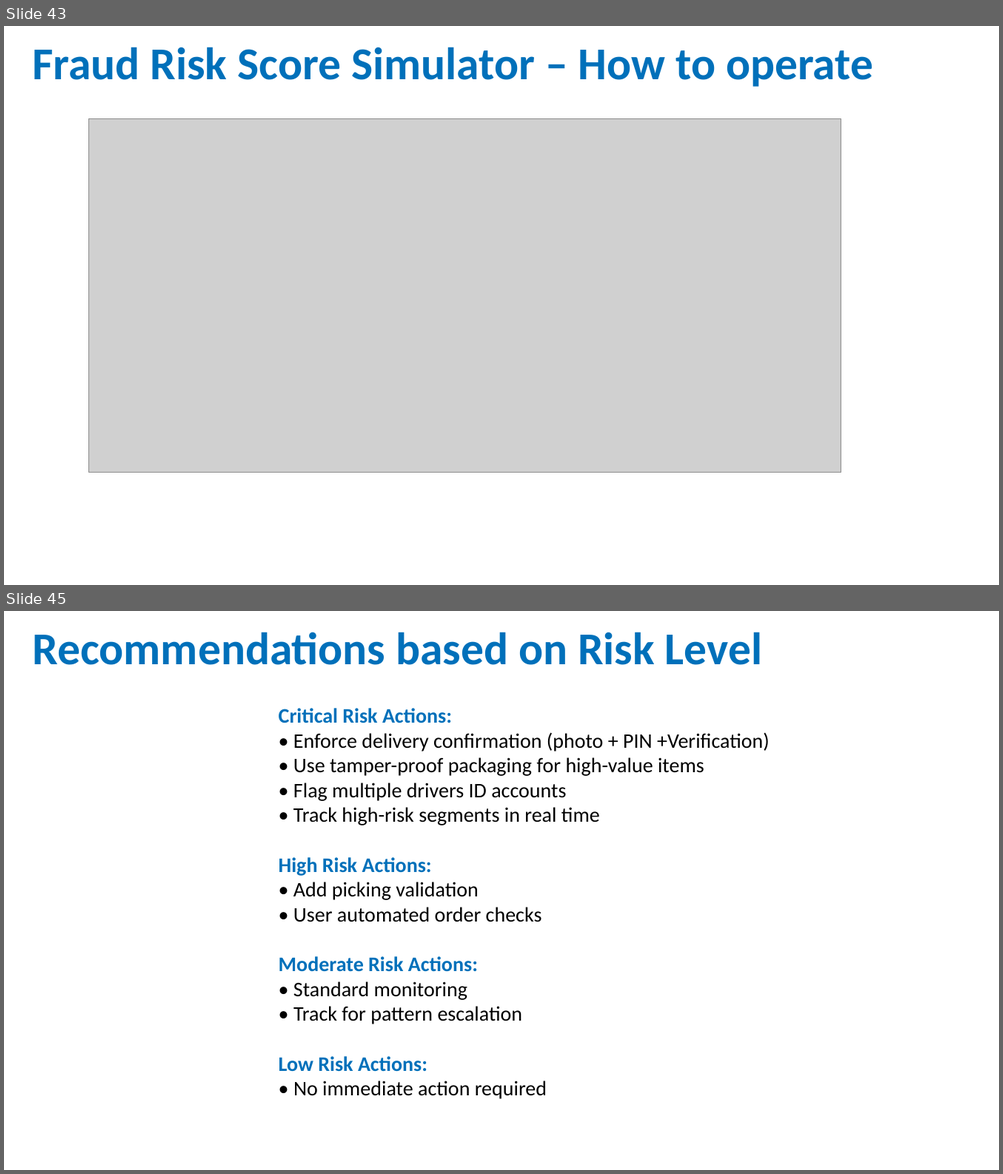
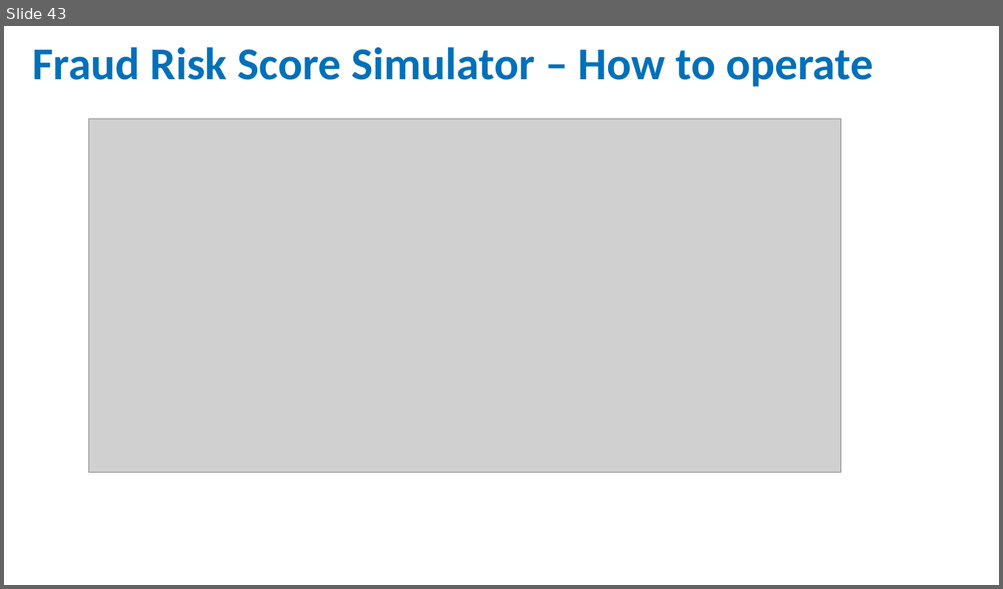
Before and after one commit to IgorQueiroz23031988/Walmart-Delivery-Fraud-Detection, a slide deck: presentation/Walmart - Fraud Risk Analysis in Delivery Operations.pptx. Shown one above the other, each under a label of ours: slides 43 and 45 before the commit, slide 43 after it; the slides between them are not shown. The pictures are 1003x1174 and 1003x589 pixels, drawn with LibreOffice and Linux fonts; fonts in the diff are those of the drawing; grey boxes stand for pictures; background and template pictures are left out. Boxes give left, top, right and bottom in pixels: in the first picture for what was removed or moved away, otherwise in the second. Text is boxed around its words. In the diff, an @@ line names an element or a change of style, - is before the commit and + after.

```diff
--- a/presentation/Walmart - Fraud Risk Analysis in Delivery Operations.pptx
+++ b/presentation/Walmart - Fraud Risk Analysis in Delivery Operations.pptx
@@ slide 45 removed at (4,611,999,1170), background picture (left out) @@
@@ title removed at (33,632,762,665) @@
-Recommendations based on Risk Level
@@ text removed at (279,708,769,1099) @@
-Critical Risk Actions:
-• Enforce delivery confirmation (photo + PIN +Verification)
-• Use tamper-proof packaging for high-value items
-• Flag multiple drivers ID accounts
-• Track high-risk segments in real time
-High Risk Actions:
-• Add picking validation
-• User automated order checks
-Moderate Risk Actions:
-• Standard monitoring
-• Track for pattern escalation
-Low Risk Actions:
-• No immediate action required
```
Also in this commit, not shown: 2 slides changed, 2 slides added, 2 other slides removed, 19 other files.
